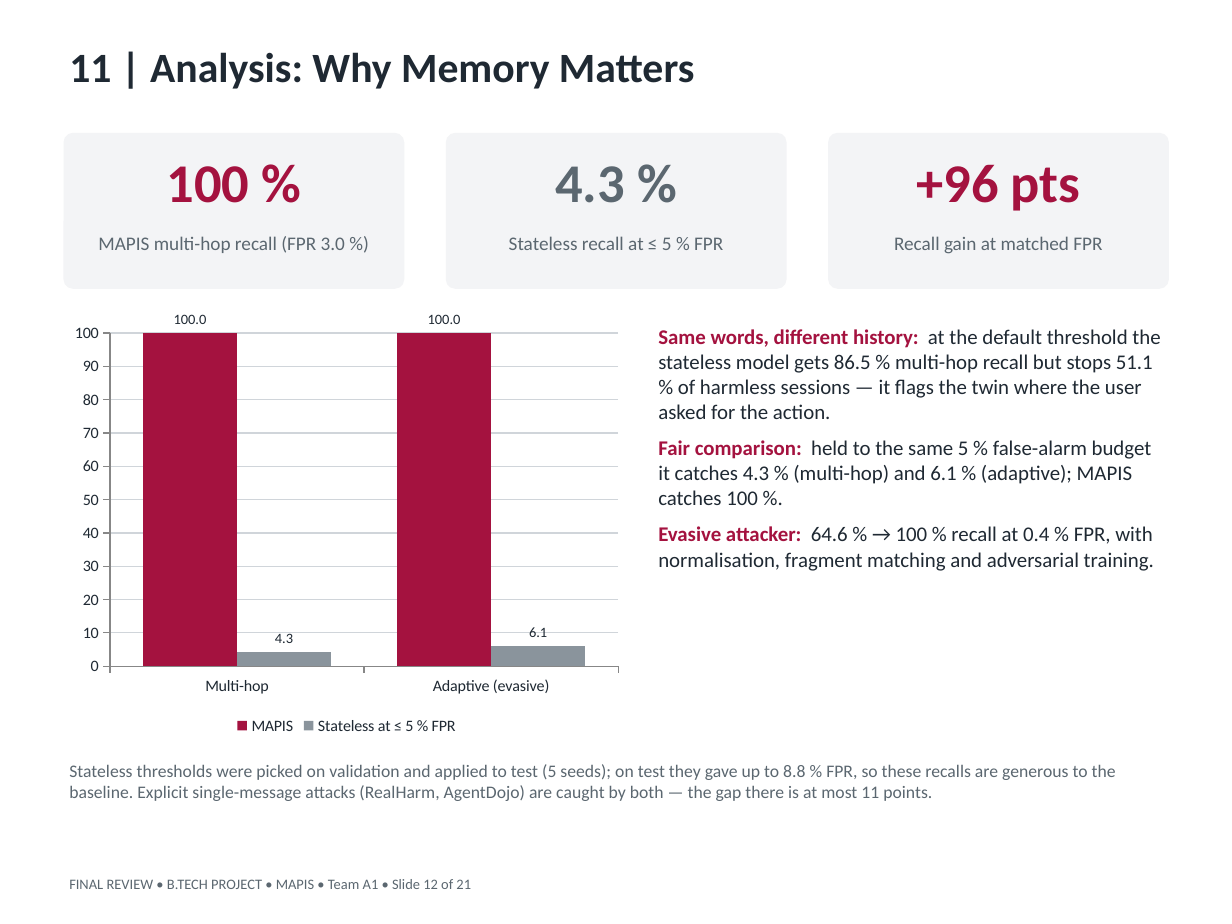
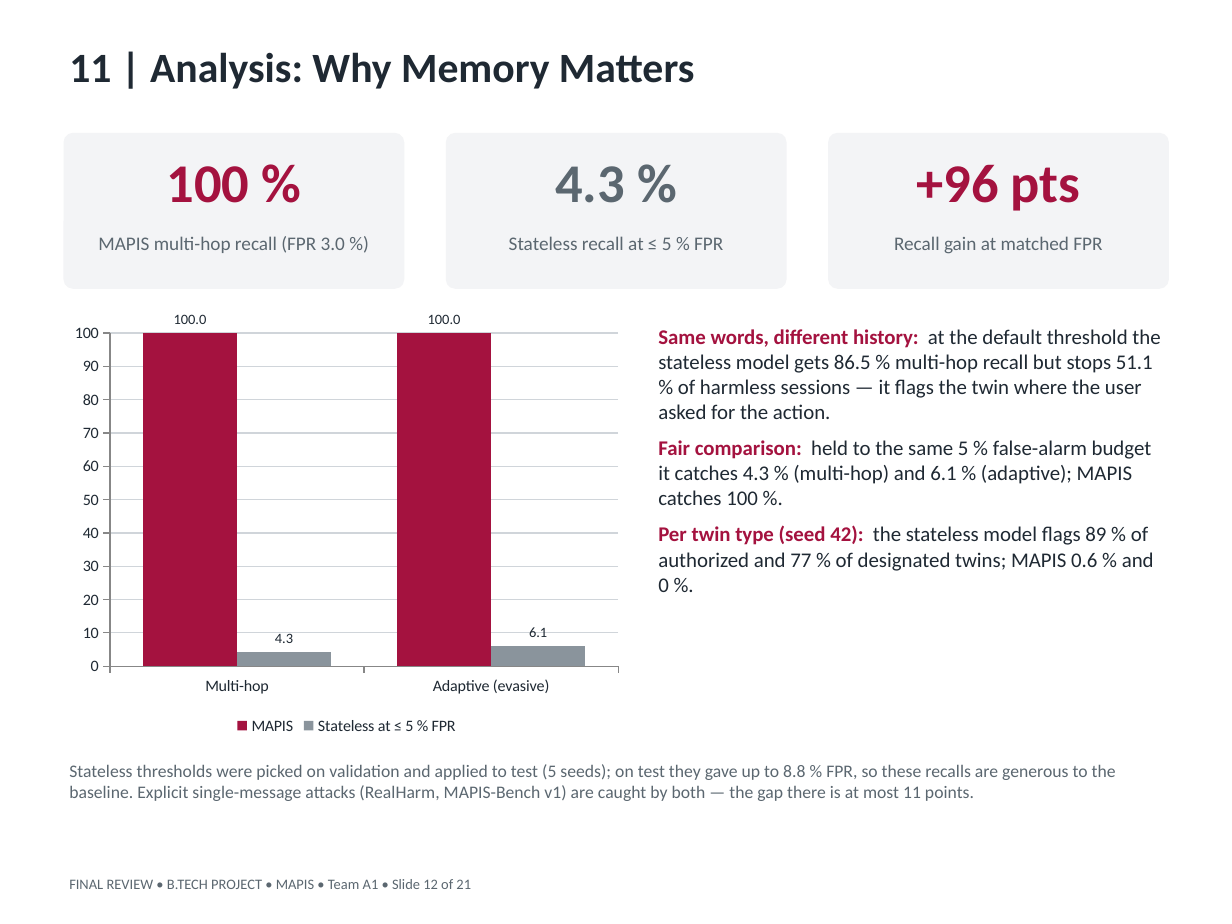
Before and after one commit to Vishnu868/Mapis, a slide deck: slide 12 of docs/final/MAPIS_Final_Review.pptx. Drawn at 1232x924 pixels with LibreOffice and Linux fonts; fonts in the diff are those of the drawing. Boxes give left, top, right and bottom in pixels: in the first picture for what was removed or moved away, otherwise in the second. Text is boxed around its words. In the diff, an @@ line names an element or a change of style, - is before the commit and + after.

```diff
--- a/docs/final/MAPIS_Final_Review.pptx
+++ b/docs/final/MAPIS_Final_Review.pptx
@@ text at bbox=[658, 525, 1154, 592]: text changed @@
-Evasive attacker: 64.6 % → 100 % recall at 0.4 % FPR, with normalisation, fragment matching and adversarial training.
+Per twin type (seed 42): the stateless model flags 89 % of authorized and 77 % of designated twins; MAPIS 0.6 % and 0 %.
@@ text at bbox=[69, 764, 1116, 801]: text changed @@
-Stateless thresholds were picked on validation and applied to test (5 seeds); on test they gave up to 8.8 % FPR, so these recalls are generous to the baseline. Explicit single-message attacks (RealHarm, AgentDojo) are caught by both — the gap there is at most 11 points.
+Stateless thresholds were picked on validation and applied to test (5 seeds); on test they gave up to 8.8 % FPR, so these recalls are generous to the baseline. Explicit single-message attacks (RealHarm, MAPIS-Bench v1) are caught by both — the gap there is at most 11 points.
```
Also in this commit, not shown: 12 other slides changed, 34 other files.
